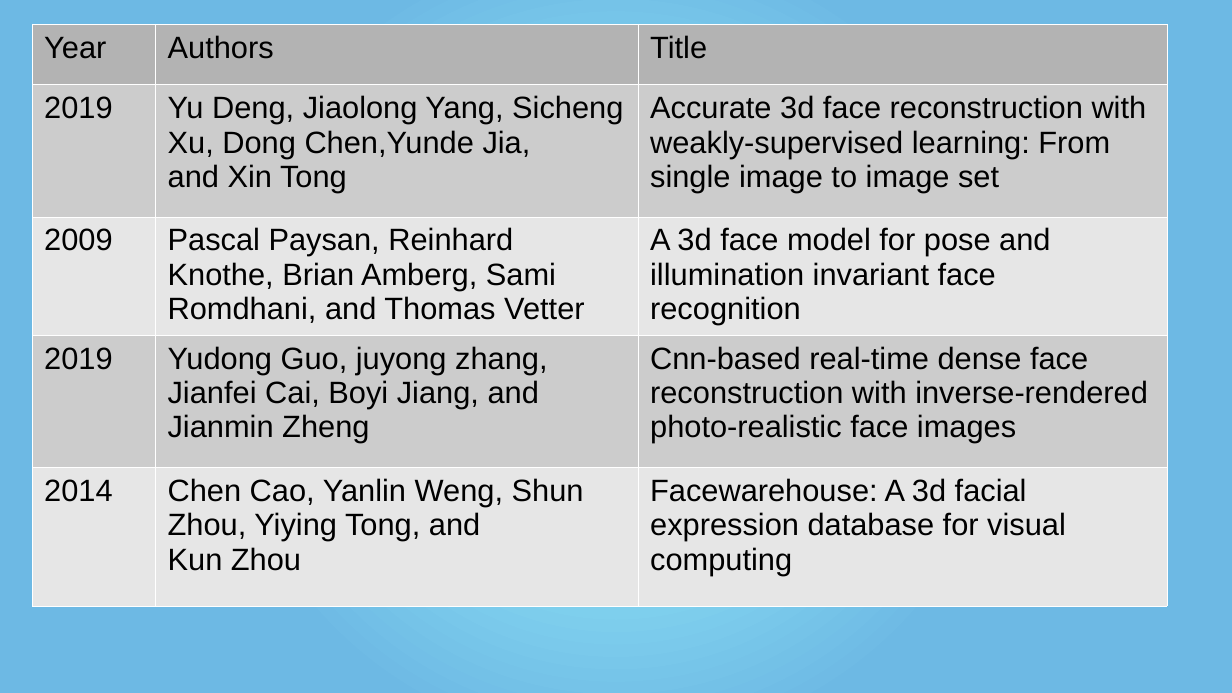
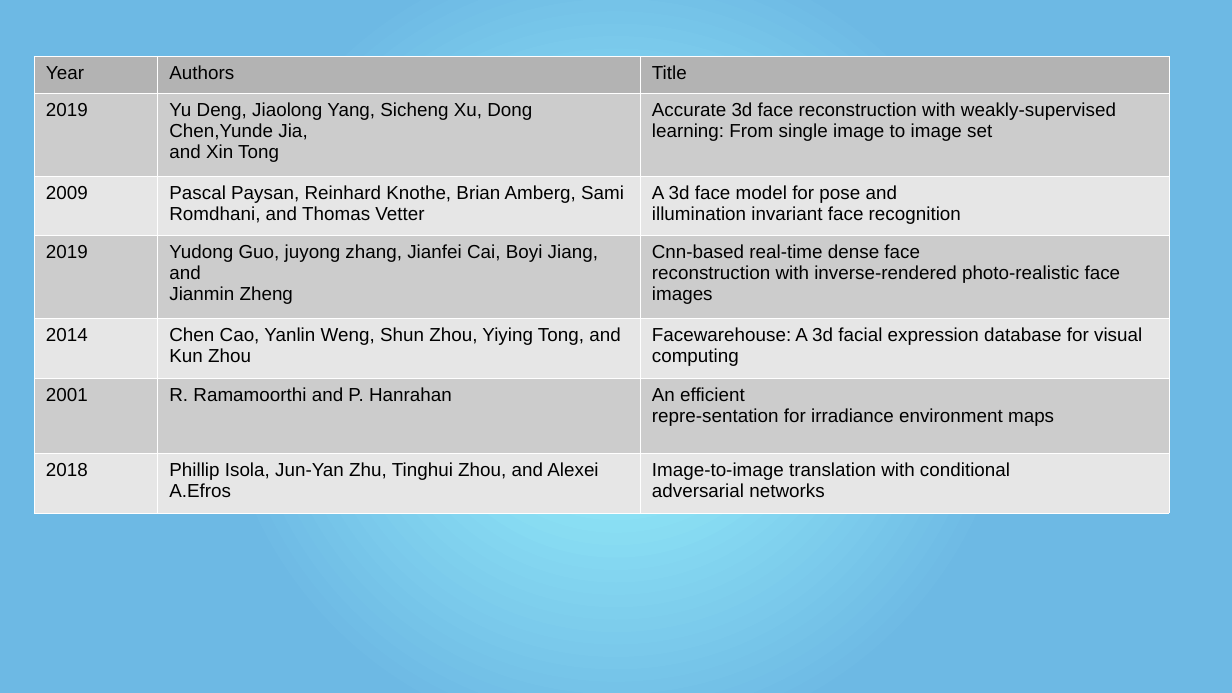
Before and after one commit to mr-speedster/seminar-presentation, a slide deck: slide 5 of Presentation.pptx (slide 7 before the commit). Drawn at 1232x693 pixels with LibreOffice and Linux fonts; fonts in the diff are those of the drawing. Boxes give left, top, right and bottom in pixels: in the first picture for what was removed or moved away, otherwise in the second. Text is boxed around its words. In the diff, an @@ line names an element or a change of style, - is before the commit and + after.

```diff
--- a/Presentation.pptx
+++ b/Presentation.pptx
@@ table at [33,57,1168,501] @@
+row 6: 2001 | R. Ramamoorthi and P. Hanrahan | An efficient / repre-sentation for irradiance environment maps
+row 7: 2018 | Phillip Isola, Jun-Yan Zhu, Tinghui Zhou, and Alexei / A.Efros | Image-to-image translation with conditional / adversarial networks
@@ table: place and size @@
-table at [32,23,1167,605]
+table at [33,57,1168,501]
```
Also in this commit, not shown: 7 other slides changed, 9 slides added, 4 slides removed, 4 other files.
